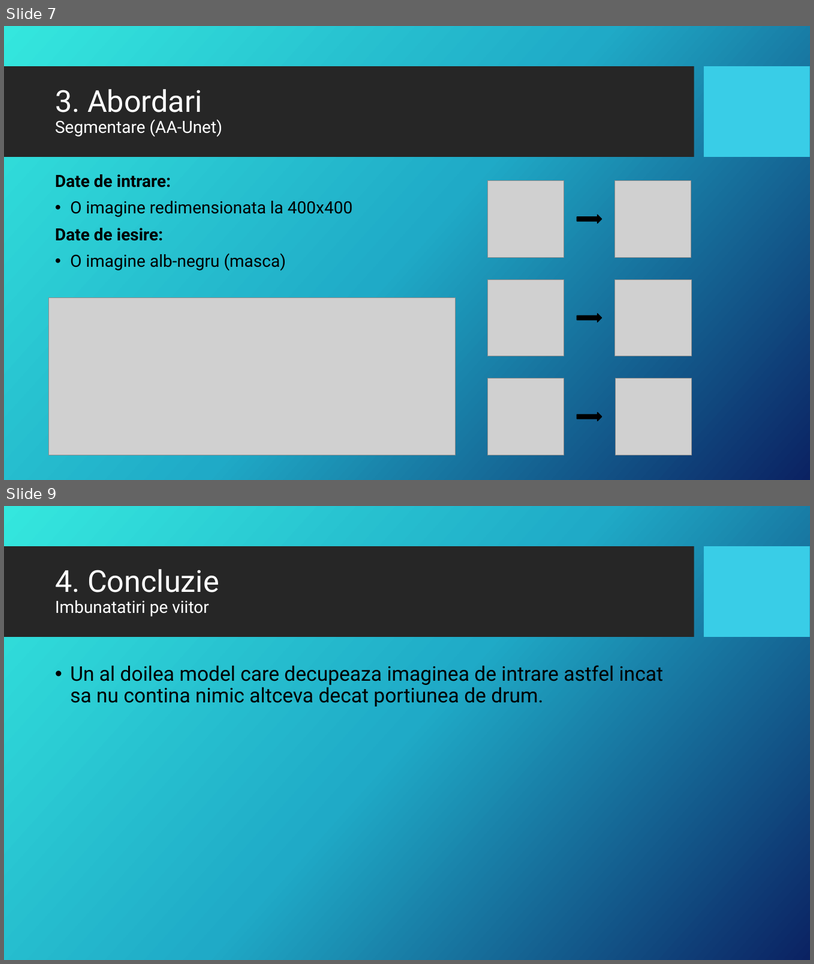
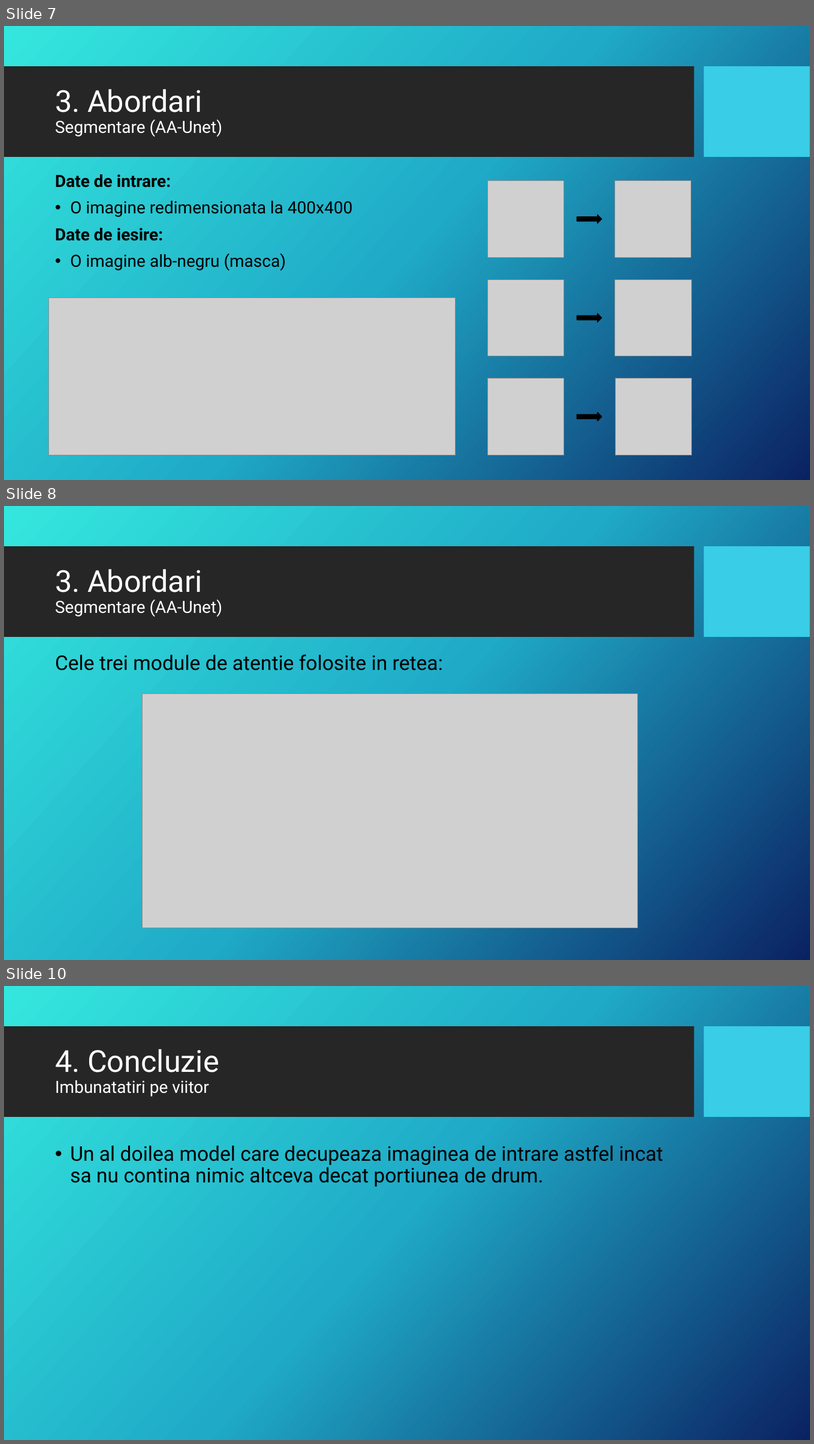
Before and after one commit to adriansarbu2001/potholes-detection, a slide deck: potholes-detection.pptx. Shown one above the other, each under a label of ours: slides 7 and 9 before the commit, slides 7, 8 and 10 after it; the slides between them are not shown. The pictures are 814x964 and 814x1444 pixels, drawn with LibreOffice and Linux fonts; fonts in the diff are those of the drawing; grey boxes stand for pictures; background and template pictures are left out. Boxes give left, top, right and bottom in pixels: in the first picture for what was removed or moved away, otherwise in the second. Text is boxed around its words. In the diff, an @@ line names an element or a change of style, - is before the commit and + after.

```diff
--- a/potholes-detection.pptx
+++ b/potholes-detection.pptx
@@ slide 8 added at [4,506,810,960], background picture (left out); not listed: 2 template elements that a slide beside it also shows @@
@@ title added at [55,569,222,616], 20 pt, text #FFFFFF @@
+3. Abordari
+Segmentare (AA-Unet)
@@ text added at [55,654,443,670], 24 pt, text #000000 @@
+Cele trei module de atentie folosite in retea:
@@ picture added at [143,694,638,928] @@
@@ what was slide 9 is now slide 10 @@
```
Also in this commit, not shown: 2 slides changed.
